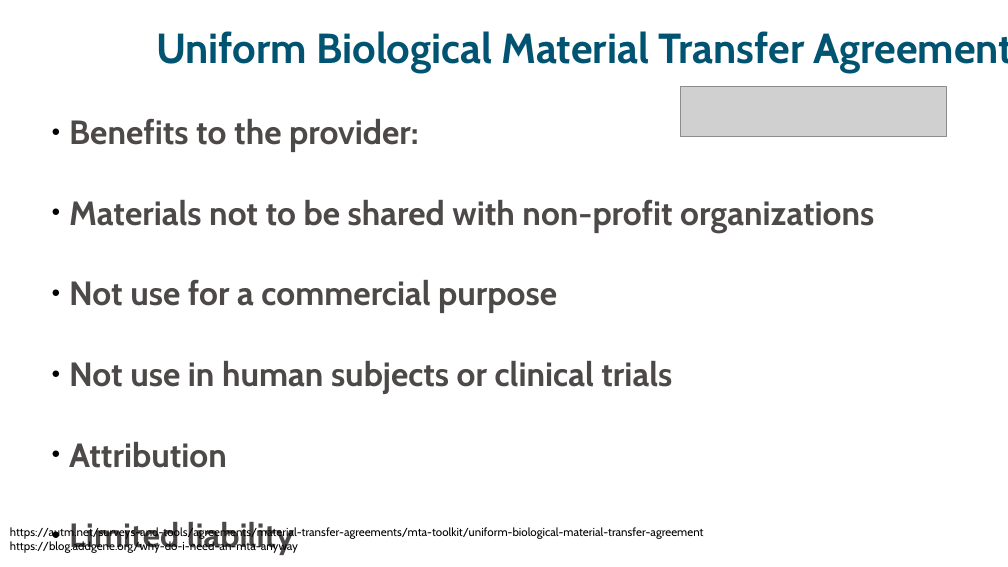
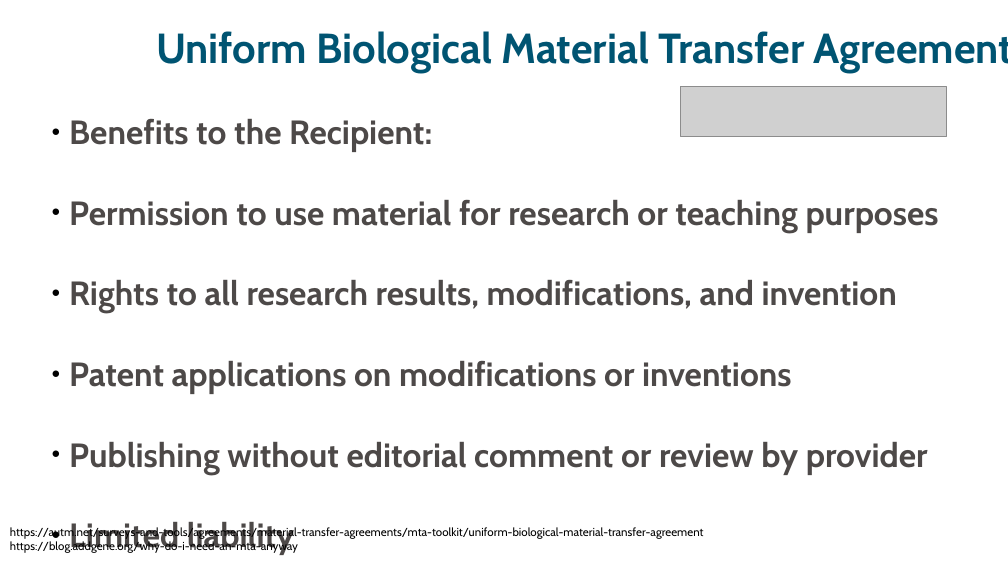
Before and after one commit to ELIXIR-Norway-Training/DMP-writing-workshop, a slide deck: slide 54 of 2021-12-07_09_Licensing.odp (slide 53 before the commit). Drawn at 1008x567 pixels with LibreOffice and Linux fonts; fonts in the diff are those of the drawing; grey boxes stand for pictures. Boxes give left, top, right and bottom in pixels: in the first picture for what was removed or moved away, otherwise in the second. Text is boxed around its words. In the diff, an @@ line names an element or a change of style, - is before the commit and + after.

```diff
--- a/2021-12-07_09_Licensing.odp
+++ b/2021-12-07_09_Licensing.odp
@@ text removed at [69,119,874,555] @@
-● Benefits to the provider:
-● Materials not to be shared with non-profit organizations
-● Not use for a commercial purpose
-● Not use in human subjects or clinical trials
-● Attribution
-● Limited liability
@@ text added at [69,119,939,555], 32 pt, text #4D4948, bold @@
+● Benefits to the Recipient:
+● Permission to use material for research or teaching purposes
+● Rights to all research results, modifications, and invention
+● Patent applications on modifications or inventions
+● Publishing without editorial comment or review by provider
+● Limited liability
```
Also in this commit, not shown: 1 slide added, 4 other files.
